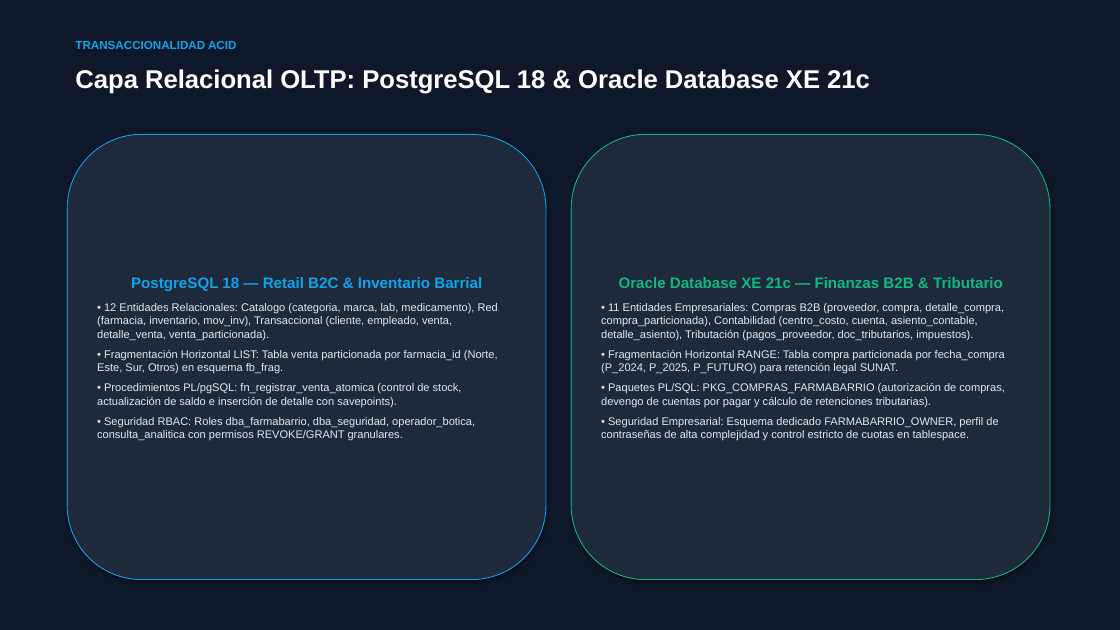
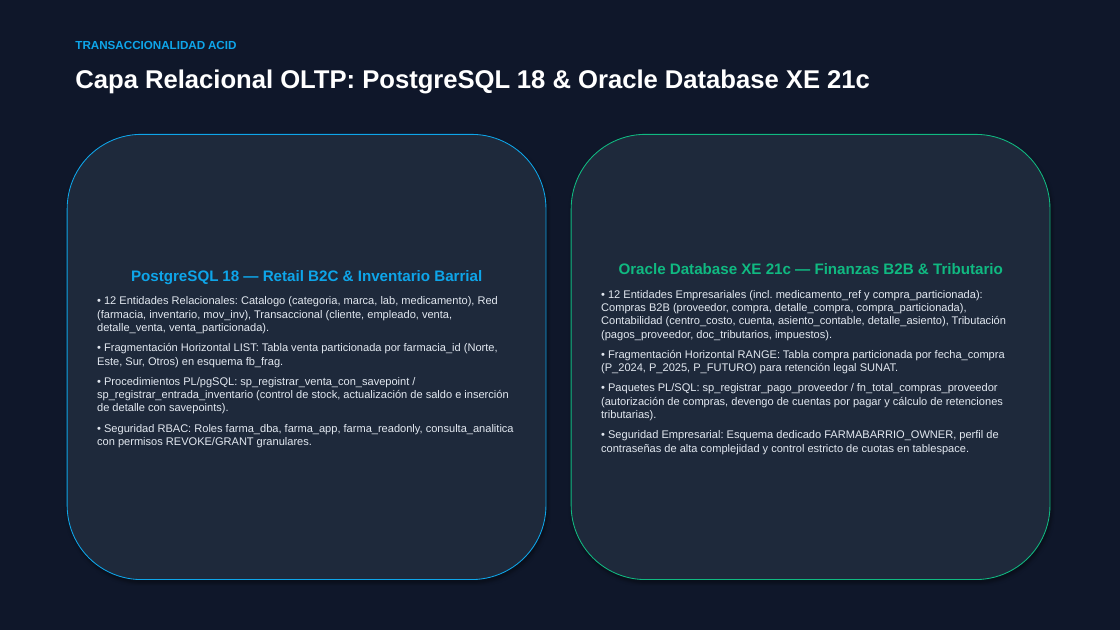
Before and after one commit to dereckdanielrojasperez-1/FarmaBarrio-Avance2, a slide deck: slide 5 of BASE DE DATOS 2/Sustentacion_FarmaBarrio_Grupo2.pptx. Drawn at 1120x630 pixels with LibreOffice and Linux fonts; fonts in the diff are those of the drawing. Boxes give left, top, right and bottom in pixels: in the first picture for what was removed or moved away, otherwise in the second. Text is boxed around its words. In the diff, an @@ line names an element or a change of style, - is before the commit and + after.

Commit message:
Alineacion Estructural Canvas 100%: 35 Entidades Oficiales, Diccionario Hadoop, Caratula Corregida y Diapositivas PPTX

```diff
--- a/BASE DE DATOS 2/Sustentacion_FarmaBarrio_Grupo2.pptx
+++ b/BASE DE DATOS 2/Sustentacion_FarmaBarrio_Grupo2.pptx
@@ text in rounded rectangle at (601,290,1006,340): text changed @@
-• 11 Entidades Empresariales: Compras B2B (proveedor, compra, detalle_compra, compra_particionada), Contabilidad (centro_costo, cuenta, asiento_contable, detalle_asiento), Tributación (pagos_proveedor, doc_tributarios, impuestos).
+• 12 Entidades Empresariales (incl. medicamento_ref y compra_particionada): Compras B2B (proveedor, compra, detalle_compra, compra_particionada), Contabilidad (centro_costo, cuenta, asiento_contable, detalle_asiento), Tributación (pagos_proveedor, doc_tributarios, impuestos).
@@ text in rounded rectangle at (97,377,514,447): text changed @@
-• Procedimientos PL/pgSQL: fn_registrar_venta_atomica (control de stock, actualización de saldo e inserción de detalle con savepoints).
-• Seguridad RBAC: Roles dba_farmabarrio, dba_seguridad, operador_botica, consulta_analitica con permisos REVOKE/GRANT granulares.
+• Procedimientos PL/pgSQL: sp_registrar_venta_con_savepoint / sp_registrar_entrada_inventario (control de stock, actualización de saldo e inserción de detalle con savepoints).
+• Seguridad RBAC: Roles farma_dba, farma_app, farma_readonly, consulta_analitica con permisos REVOKE/GRANT granulares.
@@ text in rounded rectangle at (601,383,1003,420): text changed @@
-• Paquetes PL/SQL: PKG_COMPRAS_FARMABARRIO (autorización de compras, devengo de cuentas por pagar y cálculo de retenciones tributarias).
+• Paquetes PL/SQL: sp_registrar_pago_proveedor / fn_total_compras_proveedor (autorización de compras, devengo de cuentas por pagar y cálculo de retenciones tributarias).
```
Also in this commit, not shown: 3 other slides changed, 55 other files.
